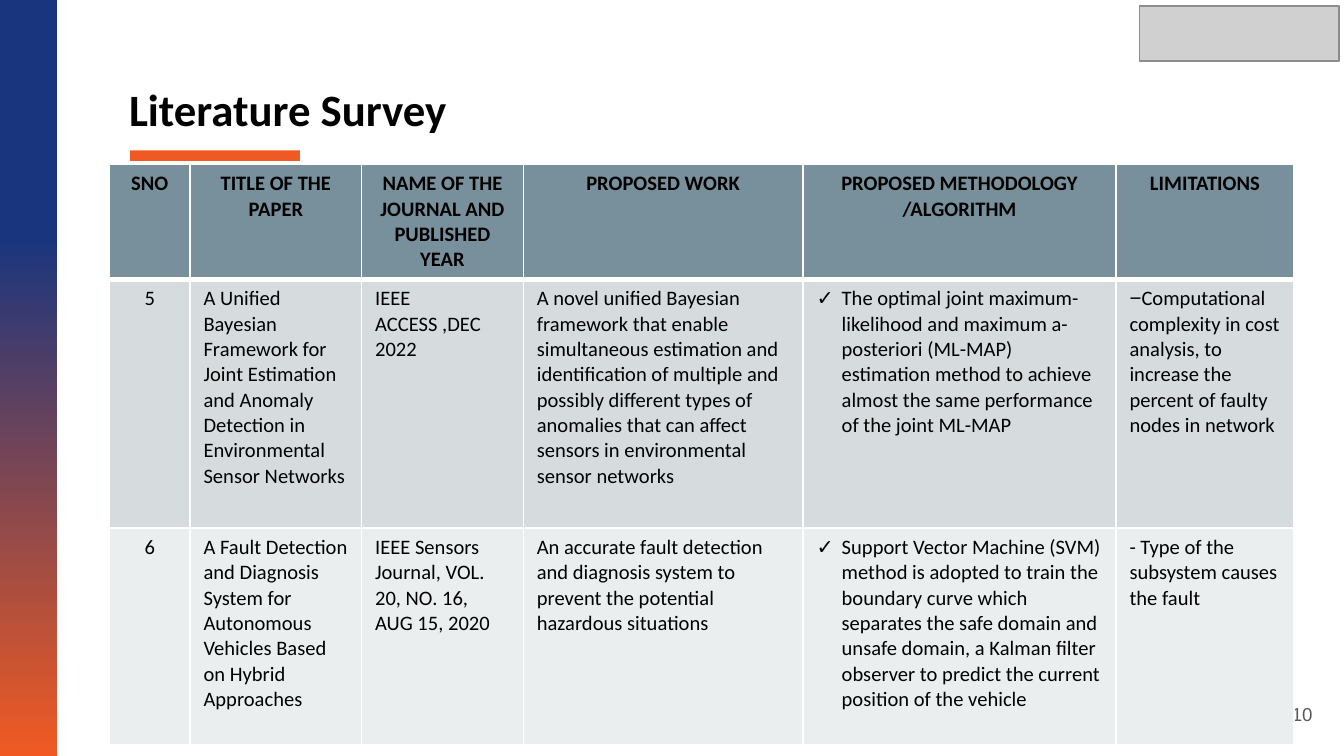
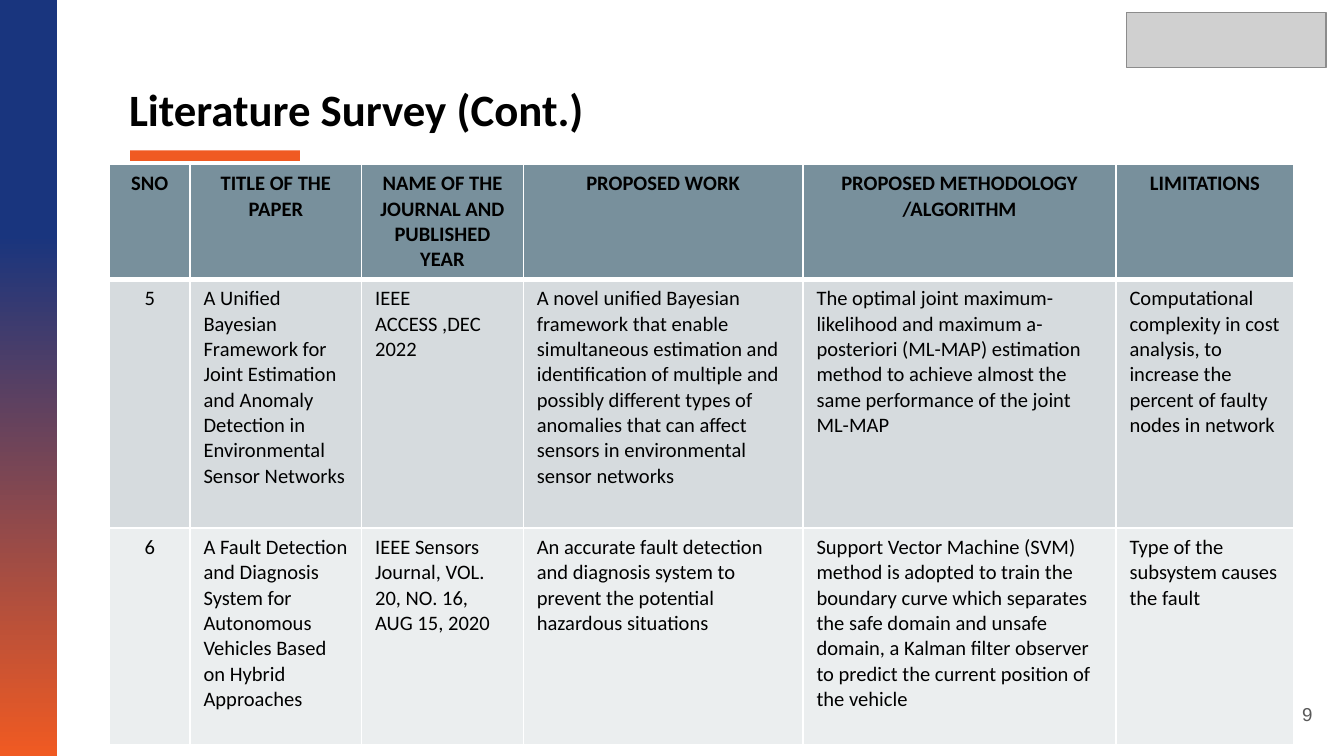
Before and after one commit to sreenithi21/ADAV, a slide deck: slide 9 of NGN PPT/AV_NGN_LAB_PPT.pptx (slide 10 before the commit). Drawn at 1344x756 pixels with LibreOffice and Linux fonts; fonts in the diff are those of the drawing; grey boxes stand for pictures. Boxes give left, top, right and bottom in pixels: in the first picture for what was removed or moved away, otherwise in the second. Text is boxed around its words. In the diff, an @@ line names an element or a change of style, - is before the commit and + after.

```diff
--- a/NGN PPT/AV_NGN_LAB_PPT.pptx
+++ b/NGN PPT/AV_NGN_LAB_PPT.pptx
@@ picture: place and size @@
-picture at (1140, 7, 1339, 62)
+picture at (1126, 12, 1325, 67)
@@ text at (129, 93, 584, 133): text changed @@
-Literature Survey
+Literature Survey (Cont.)
@@ table at (109, 164, 1293, 735) @@
-row 3, column 6: - Type of the subsystem causes the fault
+row 3, column 6: Type of the subsystem causes the fault
@@ bullet ✓ to none @@
@@ bullet − to none @@
@@ page number at (1302, 708, 1312, 721): text changed @@
-10
+9
```
Also in this commit, not shown: 18 other slides changed, 4 slides added, 5 slides removed, 14 other files.
